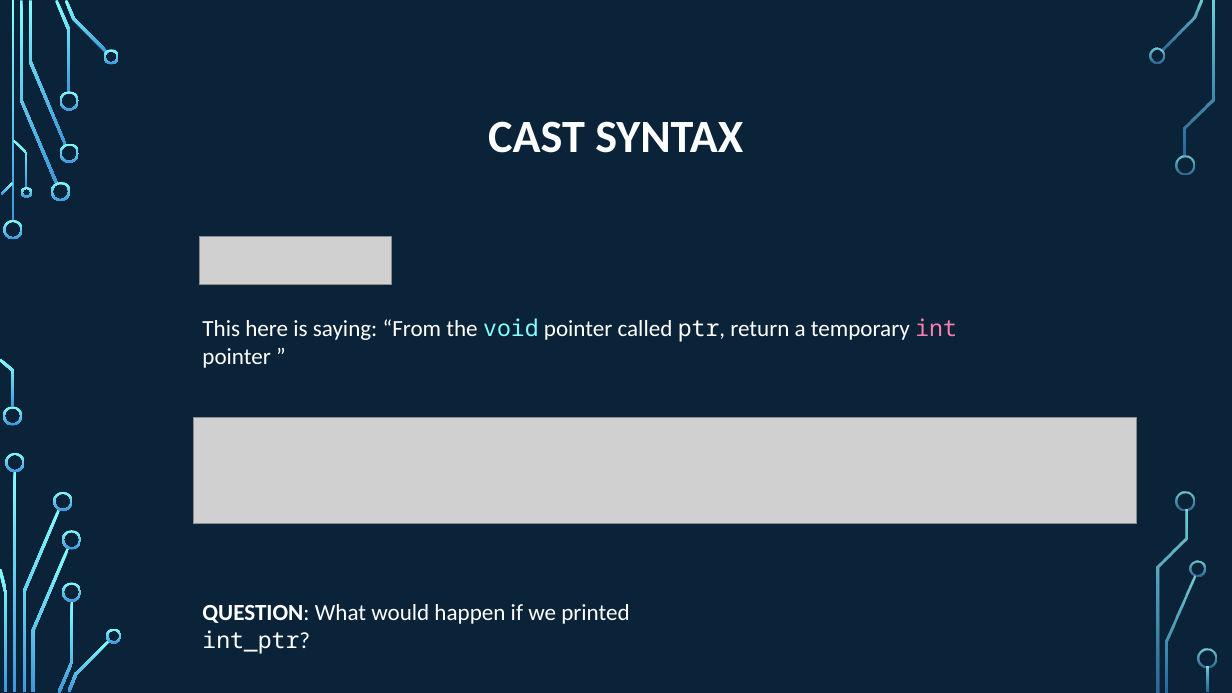
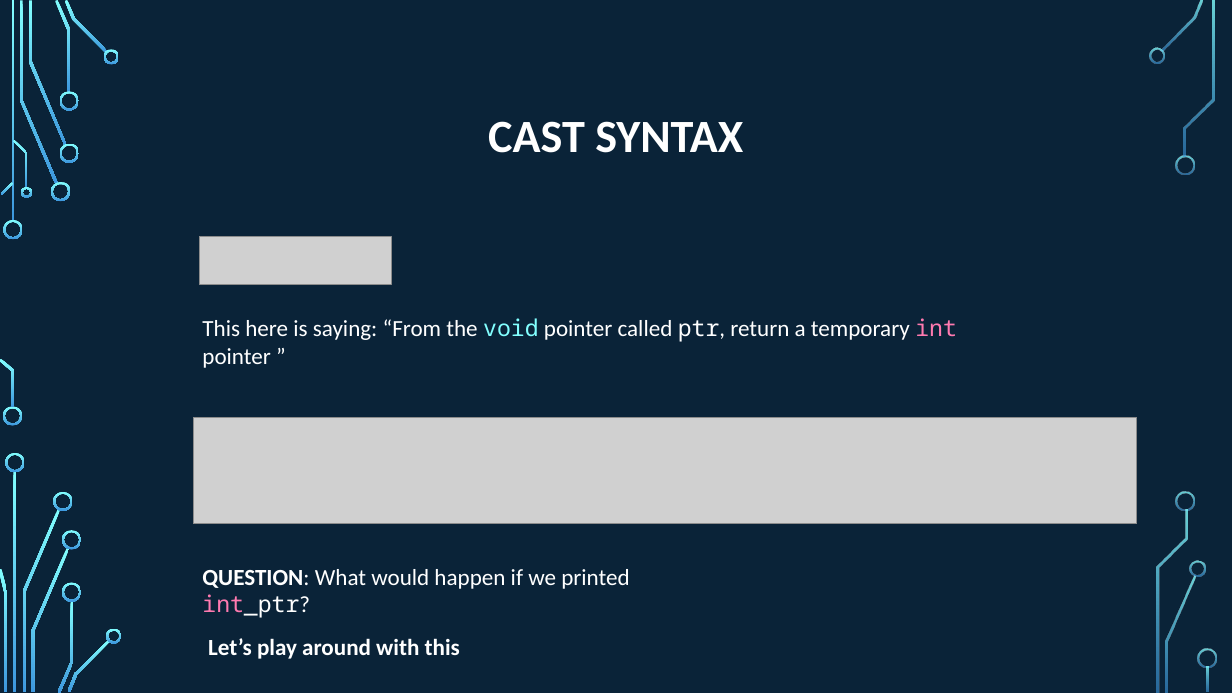
Before and after one commit to psypdt/ZIS_C-_Summer_Course_2019, a slide deck: slide 38 of Day_5/Day_5.pptx (slide 37 before the commit). Drawn at 1232x693 pixels with LibreOffice and Linux fonts; fonts in the diff are those of the drawing; grey boxes stand for pictures; background and template pictures are left out. Boxes give left, top, right and bottom in pixels: in the first picture for what was removed or moved away, otherwise in the second. Text is boxed around its words. In the diff, an @@ line names an element or a change of style, - is before the commit and + after.

Commit message:
update Day5

```diff
--- a/Day_5/Day_5.pptx
+++ b/Day_5/Day_5.pptx
@@ text "QUESTION: What would happen if ...": place and size @@
-text "QUESTION: What would happen if ..." at (202, 604, 629, 654)
+text "QUESTION: What would happen if ..." at (202, 569, 629, 618)
@@ text "QUESTION: What would happen if ..." at (202, 569, 629, 618): text colour #FFFFFF to #FF7AB0 in "int_ptr?" @@
@@ text added at (208, 638, 460, 659), 18 pt, text #FFFFFF, bold @@
+Let’s play around with this
```
Also in this commit, not shown: 2 slides added.
